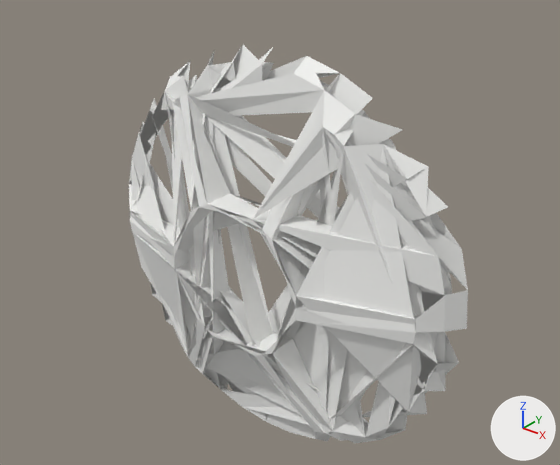
The glTF model models/mrsim/Motor26mm.glb as it was, and as the next commit left it.
One viewpoint serves both versions: a 50 mm lens placed at (0.027, -0.0422, 0.0224), pointed at (0.0001, -0.0086, 0.0016). The axes (+X, +Y, +Z) are drawn at lower right. The lights are the same throughout. The first picture is the older version. Vertices at exactly the same position are counted once.
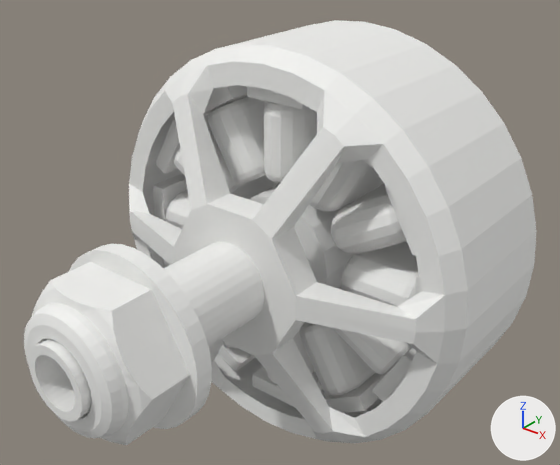
Pixel boxes (x1, y1, x2, y2) of what changed, in the pictures (560 x 465 px):
'Mesh_0', reshaped (51% wider, 7% taller)
    before: (129, 45, 468, 443)
    after: (24, 20, 537, 445)
part 1 of me_mesh_0, added
    after: (249, 185, 354, 290)
part 2 of me_mesh_0, added (mostly hidden)
    after: (415, 275, 422, 295)
part 3 of me_mesh_0, added
    after: (247, 86, 307, 109)
part 4 of me_mesh_0, added
    after: (152, 173, 187, 222)
part 5 of me_mesh_0, added
    after: (253, 367, 323, 408)
part 6 of me_mesh_0, added
    after: (24, 20, 537, 445)

What the commit changed:
me_mesh_0 is used by ob_mesh_0; location (0.0, 0.0, 0.0).
me_mesh_0 had 216 vertices, 514 faces and spanned x -0.013..0.013, y -0.013..-0.009, z -0.013..0.013.
me_mesh_0 now has 2804 vertices, 5548 faces and spans x -0.013..0.013, y -0.0255..0.006, z -0.013..0.013.
me_mesh_0 part 1: a new loose piece, a 16-sided cylinder along y spanning x -0.004..0.004, y -0.009..-0.001, z -0.004..0.004, in mat_material_0 (white #f3f3f1).
me_mesh_0 part 2: a new loose piece, a box spanning x 0.0098..0.0108, y -0.009..0.0, z -0.002..0.002, in mat_material_0 (white #f3f3f1).
me_mesh_0 part 3: a new loose piece, a box spanning x -0.002..0.002, y -0.009..0.0, z 0.0098..0.0108, in mat_material_0 (white #f3f3f1).
me_mesh_0 part 4: a new loose piece, a box spanning x -0.0108..-0.0098, y -0.009..0.0, z -0.002..0.002, in mat_material_0 (white #f3f3f1).
me_mesh_0 part 5: a new loose piece, a box spanning x -0.002..0.002, y -0.009..0.0, z -0.0108..-0.0098, in mat_material_0 (white #f3f3f1).
me_mesh_0 part 6: 2492 vertices added at x -0.013..0.013, y -0.0255..0.006, z -0.013..0.013.
Other edits to the shape of me_mesh_0 do not show in these pictures.
